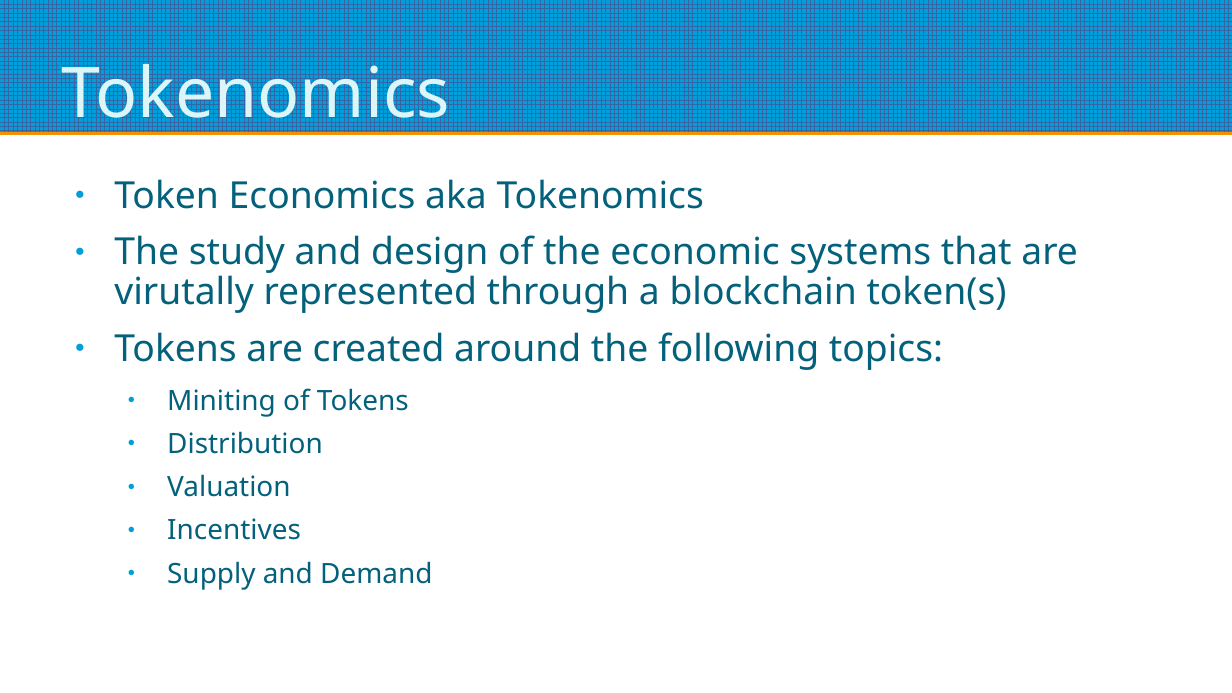
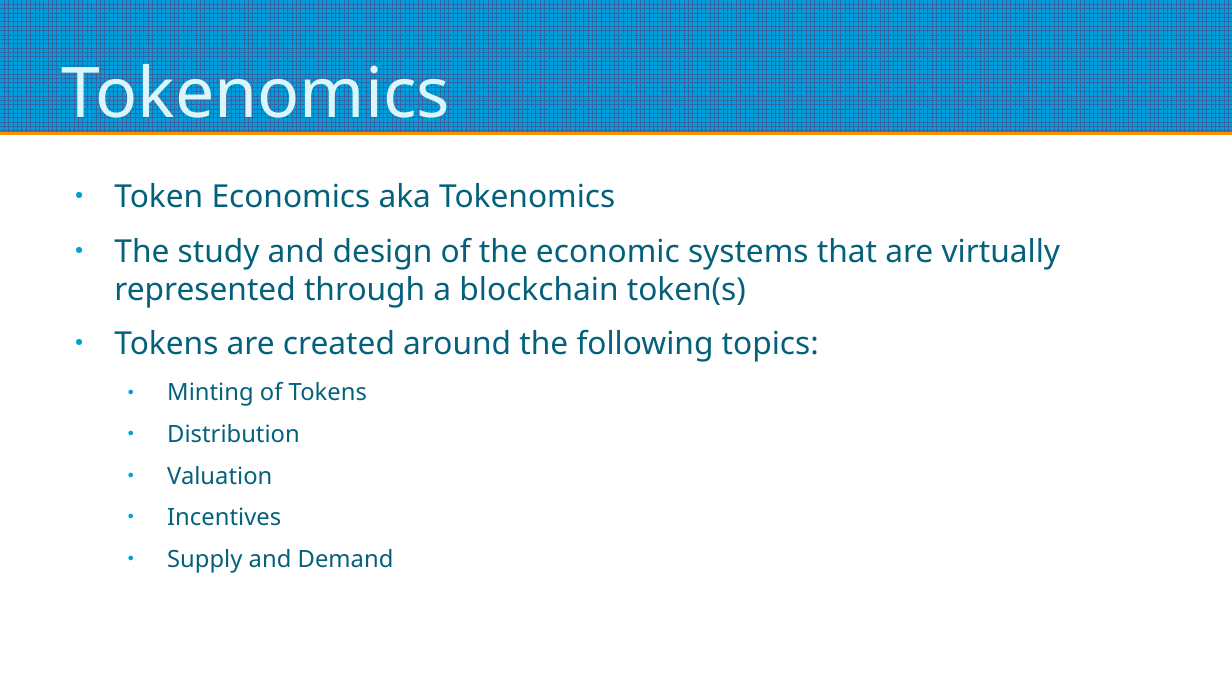
Before and after one commit to alaktrak/coinnect, a slide deck: slide 1 of presentation/Mrktblcks-Token-Presentation.pptx. Drawn at 1232x693 pixels with LibreOffice and Linux fonts; fonts in the diff are those of the drawing. Boxes give left, top, right and bottom in pixels: in the first picture for what was removed or moved away, otherwise in the second. Text is boxed around its words. In the diff, an @@ line names an element or a change of style, - is before the commit and + after.

```diff
--- a/presentation/Mrktblcks-Token-Presentation.pptx
+++ b/presentation/Mrktblcks-Token-Presentation.pptx
@@ text at <box>114,183,819,573</box>: size 24 to 20.4 pt in "Token Economics aka Tokenomics", "Tokens are created around the following topics:"; size 18 to 15.3 pt in "Distribution", "Valuation", "Incentives", "Supply and Demand"; line spacing 0.9 to 1 @@
@@ text at <box>114,237,1061,308</box>: text changed; size 24 to 20.4 pt @@
-● The study and design of the economic systems that are virutally represented through a blockchain token(s)
+● The study and design of the economic systems that are virtually represented through a blockchain token(s)
@@ text at <box>167,382,367,406</box>: text changed; size 18 to 15.3 pt @@
-  ● Miniting of Tokens
+  ● Minting of Tokens
```
Also in this commit, not shown: 4 other slides changed, 5 slides added, 6 other files.
